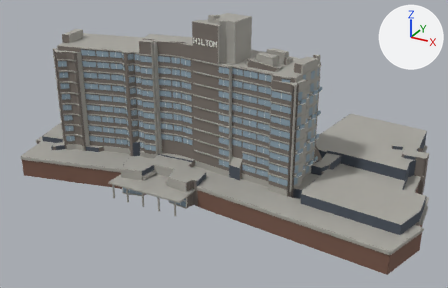
Renders of the glTF model public/canal-drive/models/hilton-amsterdam.glb from each side of a commit.
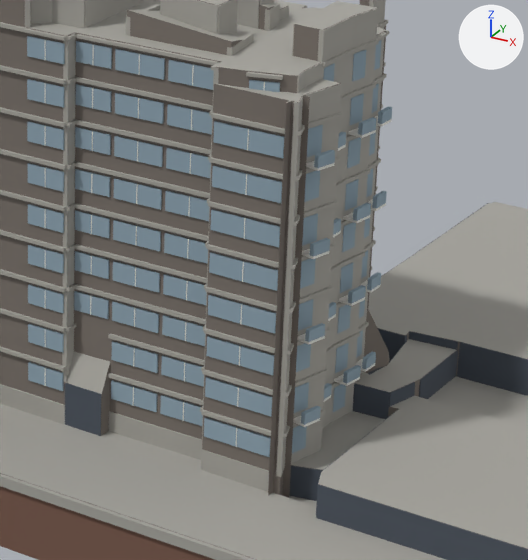
Old and new are each drawn whole from a 50 mm lens placed at (79.3, -148.1, 84.1), pointed at (-1.3, -1.5, 10.9) and again close up on the part from 47% to 81% of the width and 20% to 75% of the height. Arrows for +X, +Y and +Z are at upper right; the lights stay in place. The first two pictures are the older version. Where no turn or scale is listed for an object, it has been applied to the vertices. Vertices at exactly the same position are counted once.

Before the edit, the objects in view are built like this:
```python
me_hilton_amsterdam = bpy.data.meshes.new('hilton-amsterdam')
me_hilton_amsterdam.from_pydata(...)  # 13341 vertices, 20997 faces; spans x -61.5..61.5, y -35.1..35.1, z -25.0..25.0
# faces by material slot: [688, 7493, 5460, 6096, 564, 216, 480]
me_hilton_amsterdam.materials.append(mat_brick)  # grey #7a726b
me_hilton_amsterdam.materials.append(mat_concrete)  # grey #a8a69f
me_hilton_amsterdam.materials.append(mat_glass)  # greyish blue #8fa5b3
me_hilton_amsterdam.materials.append(mat_white)  # white #e9e8e2
me_hilton_amsterdam.materials.append(mat_dark)  # black #26282b
me_hilton_amsterdam.materials.append(mat_red)  # brown #7a5a4c
me_hilton_amsterdam.materials.append(mat_slate)  # greyish blue #4a525d
ob_hilton_amsterdam = bpy.data.objects.new('hilton-amsterdam', me_hilton_amsterdam)
ob_hilton_amsterdam.location = (-2.03, 5.16, 25.0)
```
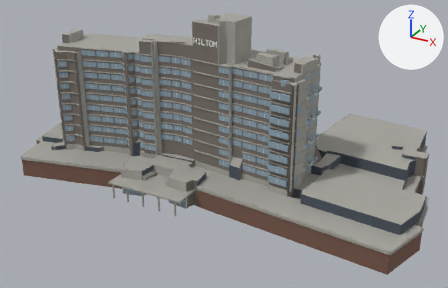
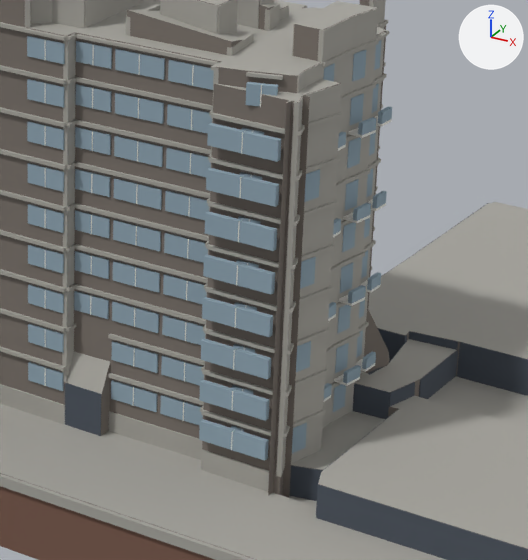
Location of each change, (x1, y1, x2, y2) in pixels of the close-ups (528 x 560 px; the box of a moved part takes in the faces that stretch with it):
part 1 of me_hilton_amsterdam, moved or reshaped (not visible before): after (232, 385, 253, 394)
part 2 of me_hilton_amsterdam, moved or reshaped (not visible before): after (233, 345, 255, 353)
part 3 of me_hilton_amsterdam, moved or reshaped (not visible before): after (235, 302, 257, 311)
part 4 of me_hilton_amsterdam, moved or reshaped (not visible before): after (236, 261, 259, 268)
part 5 of me_hilton_amsterdam, moved or reshaped (not visible before): after (238, 216, 261, 224)
part 6 of me_hilton_amsterdam, moved or reshaped (not visible before): after (240, 173, 262, 180)
part 7 of me_hilton_amsterdam, moved or reshaped (not visible before): after (241, 128, 264, 135)
part 8 of me_hilton_amsterdam, moved or reshaped: before (204, 417, 271, 457); after (199, 419, 269, 461)
part 9 of me_hilton_amsterdam, moved or reshaped: before (205, 377, 273, 417); after (199, 380, 269, 421)
part 10 of me_hilton_amsterdam, moved or reshaped: before (206, 336, 274, 375); after (201, 338, 271, 379)
part 11 of me_hilton_amsterdam, moved or reshaped: before (208, 295, 276, 333); after (202, 297, 273, 337)
part 12 of me_hilton_amsterdam, moved or reshaped: before (209, 252, 278, 291); after (203, 255, 275, 294)
part 13 of me_hilton_amsterdam, moved or reshaped: before (211, 209, 280, 247); after (205, 211, 277, 251)
part 14 of me_hilton_amsterdam, moved or reshaped: before (212, 166, 282, 203); after (206, 168, 279, 207)
part 15 of me_hilton_amsterdam, moved or reshaped: before (213, 121, 284, 158); after (207, 123, 281, 162)
part 16 of me_hilton_amsterdam, moved or reshaped: before (249, 80, 280, 92); after (246, 82, 278, 106)
part 17 of me_hilton_amsterdam, deleted: before (244, 81, 335, 427)
part 18 of me_hilton_amsterdam, built on: after (231, 83, 263, 450)

Diff of the bpy script that builds the scene:
```diff
--- a/public/canal-drive/models/hilton-amsterdam.glb.py
+++ b/public/canal-drive/models/hilton-amsterdam.glb.py
@@ me_hilton_amsterdam @@
-me_hilton_amsterdam.from_pydata(...)  # 13341 vertices, 20997 faces; spans x -61.5..61.5, y -35.1..35.1, z -25.0..25.0
+me_hilton_amsterdam.from_pydata(...)  # 13253 vertices, 20853 faces; spans x -61.5..61.5, y -35.1..35.1, z -25.0..25.0
+# me_hilton_amsterdam part 1: the loose piece of 8 vertices spanning x 23.3..25.0, y -18.4..-17.8, z -12.5..-10.9 is moved by (-0.1, -0.8, 0.0)
+# me_hilton_amsterdam part 2: the loose piece of 8 vertices spanning x 23.3..25.0, y -18.4..-17.8, z -9.1..-7.6 is moved by (-0.1, -0.8, 0.0)
+# me_hilton_amsterdam part 3: the loose piece of 8 vertices spanning x 23.3..25.0, y -18.4..-17.8, z -5.8..-4.2 is moved by (-0.1, -0.8, 0.0)
+# me_hilton_amsterdam part 4: the loose piece of 8 vertices spanning x 23.3..25.0, y -18.4..-17.8, z -2.4..-0.9 is moved by (-0.1, -0.8, 0.0)
+# me_hilton_amsterdam part 5: the loose piece of 8 vertices spanning x 23.3..25.0, y -18.4..-17.8, z 0.9..2.5 is moved by (-0.1, -0.8, 0.0)
+# me_hilton_amsterdam part 6: the loose piece of 8 vertices spanning x 23.3..25.0, y -18.4..-17.8, z 4.2..5.8 is moved by (-0.1, -0.8, 0.0)
+# me_hilton_amsterdam part 7: the loose piece of 8 vertices spanning x 23.3..25.0, y -18.4..-17.8, z 7.6..9.1 is moved by (-0.1, -0.8, 0.0)
+# me_hilton_amsterdam part 8: the loose piece of 8 vertices spanning x 20.9..26.6, y -19.4..-18.2, z -15.8..-14.2 is moved by (-0.1, -0.7, 0.0)
+# me_hilton_amsterdam part 9: the loose piece of 8 vertices spanning x 20.9..26.6, y -19.4..-18.2, z -12.5..-10.9 is moved by (-0.1, -0.8, 0.0)
+# me_hilton_amsterdam part 10: the loose piece of 8 vertices spanning x 20.9..26.6, y -19.4..-18.2, z -9.1..-7.6 is moved by (-0.1, -0.8, 0.0)
+# me_hilton_amsterdam part 11: the loose piece of 8 vertices spanning x 20.9..26.6, y -19.4..-18.2, z -5.8..-4.2 is moved by (-0.1, -0.8, 0.0)
+# me_hilton_amsterdam part 12: the loose piece of 8 vertices spanning x 20.9..26.6, y -19.4..-18.2, z -2.4..-0.9 is moved by (-0.1, -0.8, 0.0)
+# me_hilton_amsterdam part 13: the loose piece of 8 vertices spanning x 20.9..26.6, y -19.4..-18.2, z 0.9..2.5 is moved by (-0.1, -0.8, 0.0)
+# me_hilton_amsterdam part 14: the loose piece of 8 vertices spanning x 20.9..26.6, y -19.4..-18.2, z 4.2..5.8 is moved by (-0.1, -0.8, 0.0)
+# me_hilton_amsterdam part 15: the loose piece of 8 vertices spanning x 20.9..26.6, y -19.4..-18.2, z 7.6..9.1 is moved by (-0.1, -0.8, 0.0)
+# me_hilton_amsterdam part 16: the loose piece of 8 vertices spanning x 23.2..25.4, y -18.4..-17.6, z 10.9..12.5 is moved by (0.1, -0.8, 0.0)
+# me_hilton_amsterdam part 17: 27 loose pieces with 240 vertices, spanning x 23.7..29.1, y -19.1..-15.6, z -15.8..12.5, are deleted
+# me_hilton_amsterdam part 18: 6 vertices moved from x 24.1..24.2, y -18.4..-17.9, z -15.8..-14.2 to x 24.3..24.4, y -18.9..-18.4, z -15.8..-14.2; 152 vertices added at x 23.6..24.6, y -19.9..-18.6, z -15.8..12.5
+# other edits to the shape of me_hilton_amsterdam do not show in these pictures
 me_hilton_amsterdam.materials.append(mat_brick)
```
